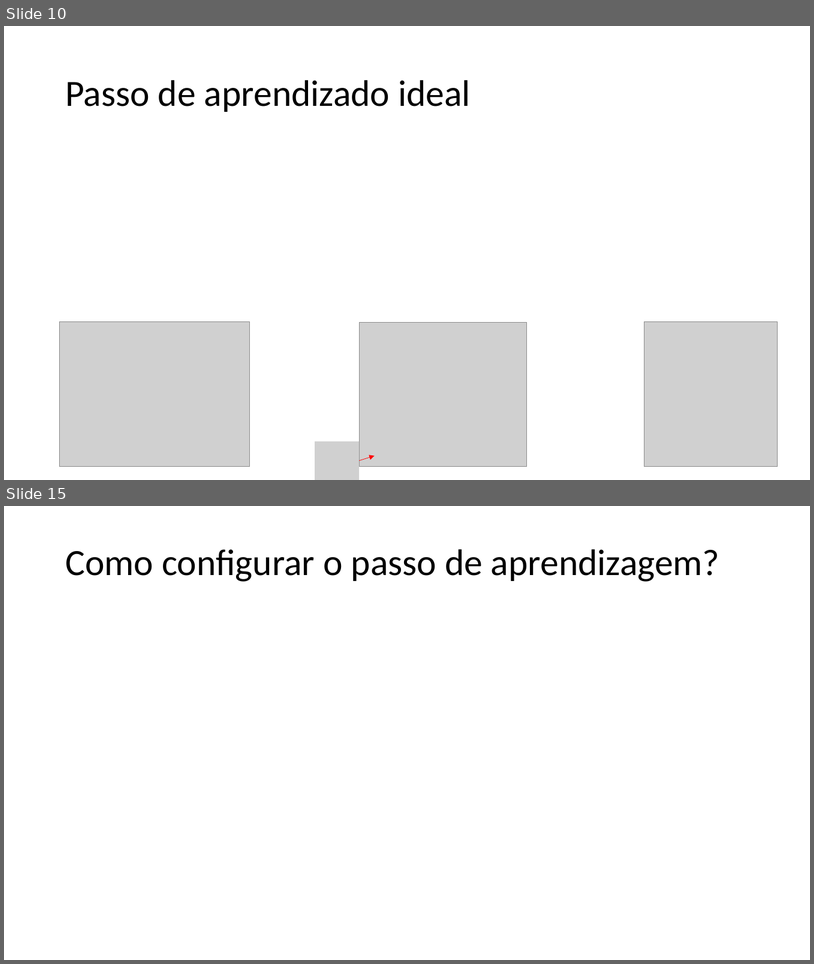
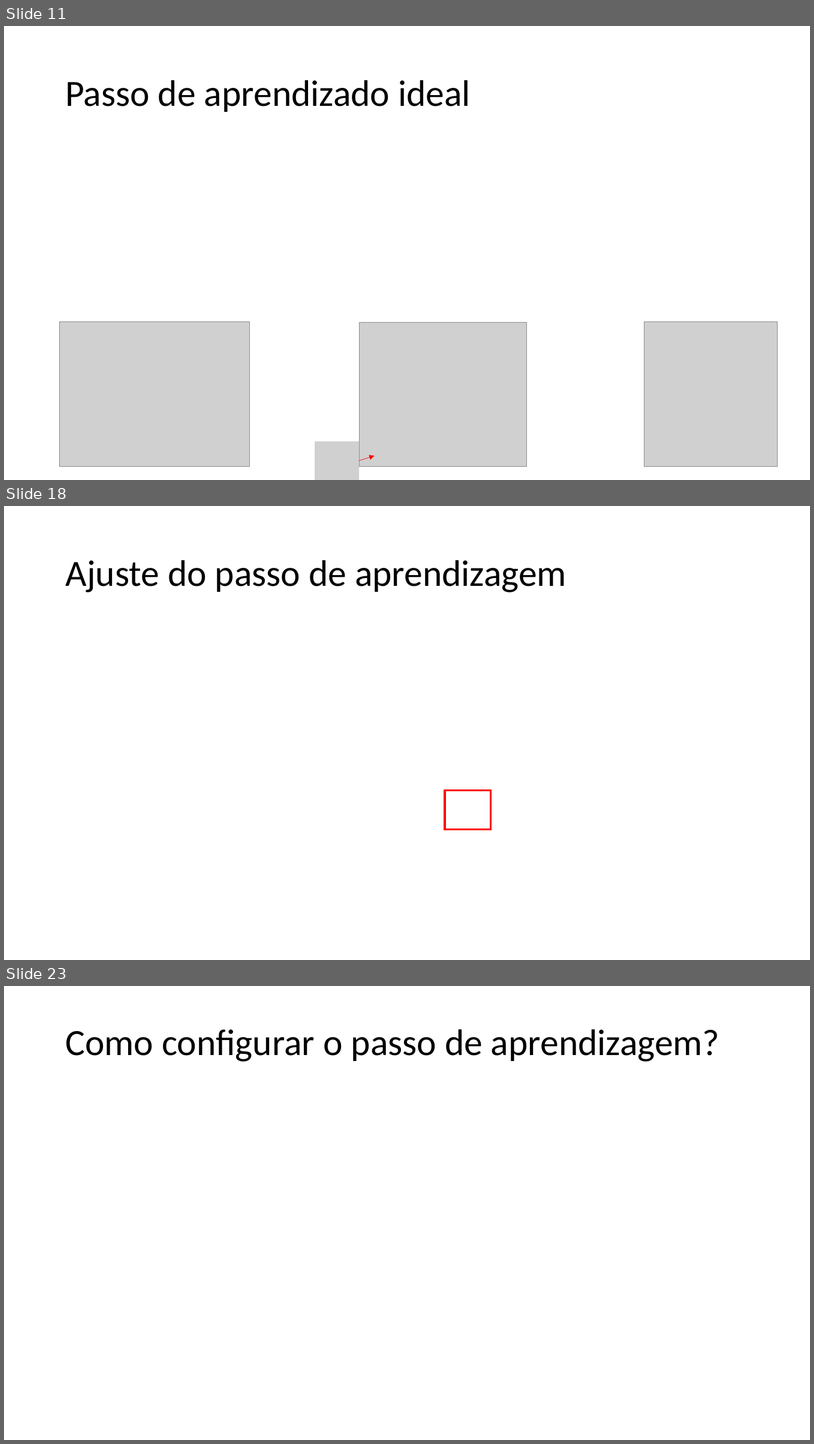
Before and after one commit to zz4fap/t319_aprendizado_de_maquina, a slide deck: slides/T319_Regressão_Linear (Parte III).pptx. Shown one above the other, each under a label of ours: slides 10 and 15 before the commit, slides 11, 18 and 23 after it; the slides between them are not shown. The pictures are 814x964 and 814x1444 pixels, drawn with LibreOffice and Linux fonts; fonts in the diff are those of the drawing; grey boxes stand for pictures. Boxes give left, top, right and bottom in pixels: in the first picture for what was removed or moved away, otherwise in the second. Text is boxed around its words. In the diff, an @@ line names an element or a change of style, - is before the commit and + after.

```diff
--- a/slides/T319_Regressão_Linear (Parte III).pptx
+++ b/slides/T319_Regressão_Linear (Parte III).pptx
@@ slide 18 added at <box>4,506,810,960</box>, background #FFFFFF @@
@@ title added at <box>65,560,567,592</box>, 44 pt, text #000000 @@
+Ajuste do passo de aprendizagem
@@ rectangle added at <box>445,790,491,829</box>, outline #FF0000 2.25 pt @@
@@ what was slide 10 is now slide 11 @@
@@ what was slide 15 is now slide 23 @@
```
Also in this commit, not shown: 1 slide changed, 11 other slides added, 3 slides removed, 6 other files.
